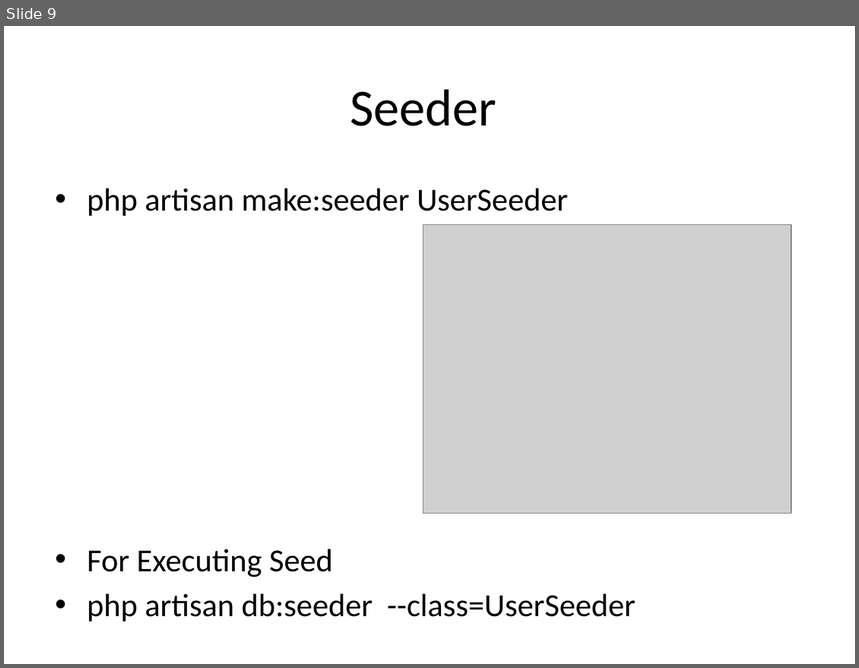
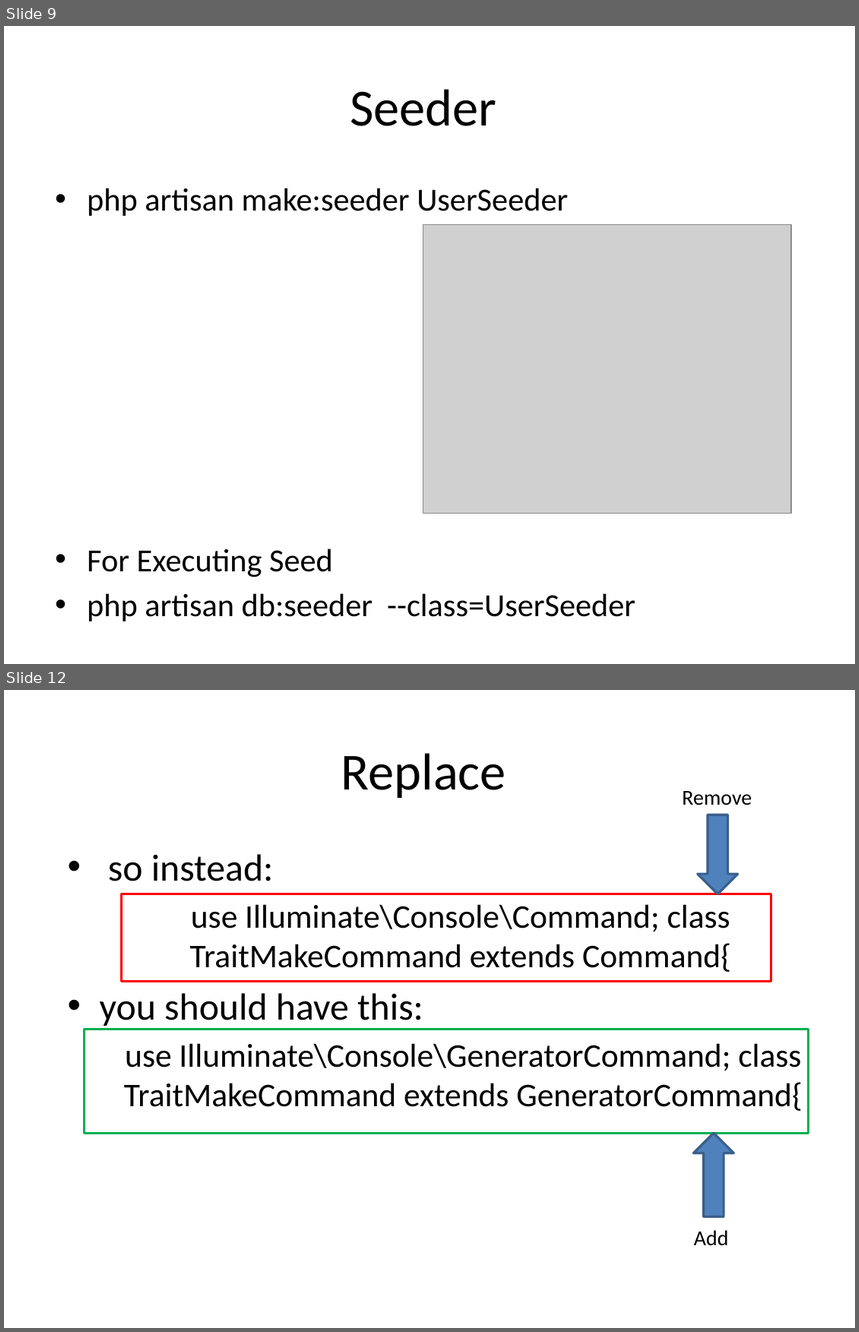
Before and after one commit to jay-amin-tops/06AprilMWF_9_30, a slide deck: Laravel.pptx. Shown one above the other, each under a label of ours: slide 9 before the commit, slides 9 and 12 after it; the slides between them are not shown. The pictures are 859x668 and 859x1332 pixels, drawn with LibreOffice and Linux fonts; fonts in the diff are those of the drawing; grey boxes stand for pictures. Boxes give left, top, right and bottom in pixels: in the first picture for what was removed or moved away, otherwise in the second. Text is boxed around its words. In the diff, an @@ line names an element or a change of style, - is before the commit and + after.

Commit message:
Laravel Custom Command

```diff
--- a/Laravel.pptx
+++ b/Laravel.pptx
@@ slide 12 added at (4, 690, 855, 1328), background #FFFFFF @@
@@ title added at (341, 753, 506, 798), 44 pt, text #000000 @@
+Replace
@@ text added at (682, 791, 752, 806), 18 pt, text #000000 @@
+Remove
@@ down arrow added at (698, 815, 737, 894), fill #4F81BD, outline #3A5F8C 2 pt @@
@@ text added at (100, 854, 802, 1111), 28 pt, text #000000 @@
+• so instead:
+  use Illuminate\Console\Command; class TraitMakeCommand extends Command{
+• you should have this:
+  use Illuminate\Console\GeneratorCommand; class TraitMakeCommand extends GeneratorCommand{
@@ rectangle added at (122, 894, 772, 981), outline #FF0000 2 pt @@
@@ rectangle added at (84, 1030, 807, 1134), outline #00B050 2 pt @@
@@ down arrow added at (693, 1134, 734, 1217), fill #4F81BD, outline #3A5F8C 2 pt @@
@@ text added at (694, 1230, 729, 1246), 18 pt, text #000000 @@
+Add
```
Also in this commit, not shown: 7 other slides added, 21 other files.
